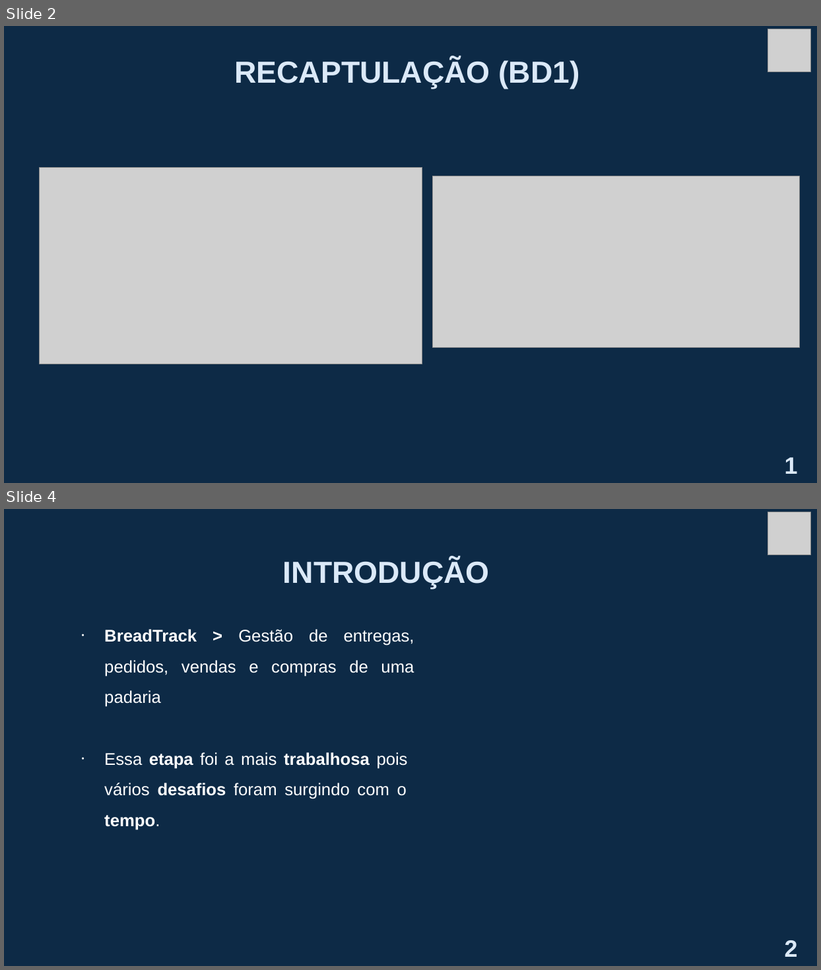
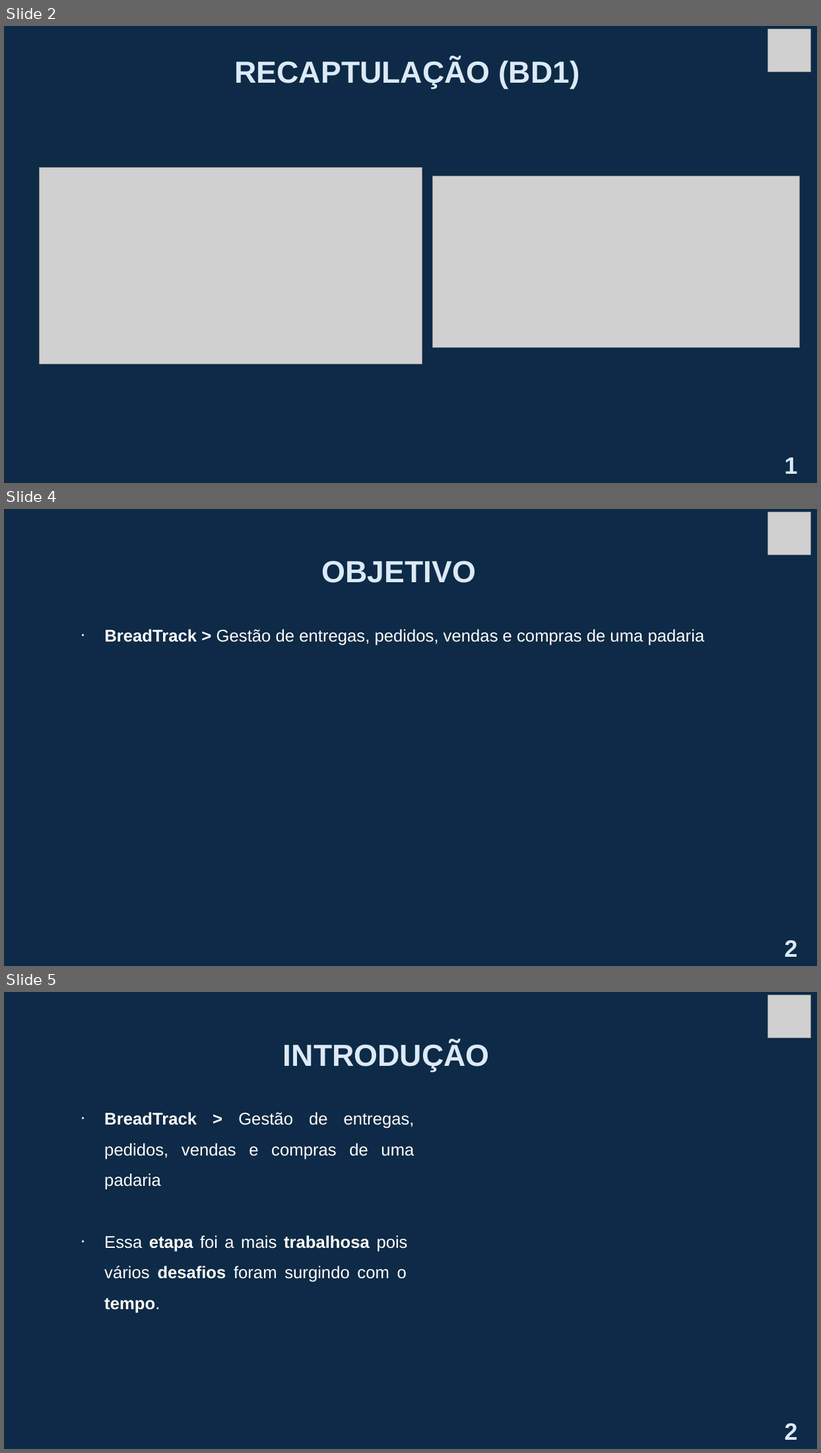
Before and after one commit to brunogkonzen/BreadTrack, a slide deck: docs/BreadTrack - Roterio Apresentação.pptx. Shown one above the other, each under a label of ours: slides 2 and 4 before the commit, slides 2, 4 and 5 after it; the slides between them are not shown. The pictures are 821x970 and 821x1453 pixels, drawn with LibreOffice and Linux fonts; fonts in the diff are those of the drawing; grey boxes stand for pictures; background and template pictures are left out. Boxes give left, top, right and bottom in pixels: in the first picture for what was removed or moved away, otherwise in the second. Text is boxed around its words. In the diff, an @@ line names an element or a change of style, - is before the commit and + after.

```diff
--- a/docs/BreadTrack - Roterio Apresentação.pptx
+++ b/docs/BreadTrack - Roterio Apresentação.pptx
@@ slide 4 added at bbox=[4, 509, 817, 966], background #FFFFFF; not listed: 1 template element that a slide beside it also shows @@
@@ picture added at bbox=[768, 512, 812, 555] @@
@@ title added at bbox=[322, 560, 476, 583], 36 pt, text #DBE9F8, bold @@
+OBJETIVO
@@ text added at bbox=[104, 629, 705, 646], 20 pt, text #FFFFFF @@
+• BreadTrack > Gestão de entregas, pedidos, vendas e compras de uma padaria
@@ text added at bbox=[785, 941, 798, 957], 28 pt, text #DBE9F8, bold @@
+2
@@ what was slide 4 is now slide 5 @@
```
Also in this commit, not shown: 5 slides changed, 1 other slide added, 4 other files.
